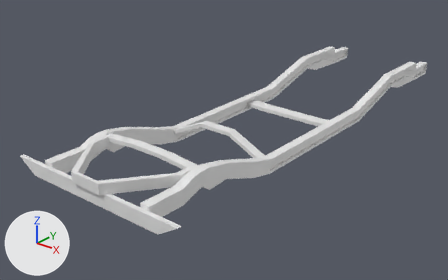
The Blender file JeepWillys/willysWithChassisAndSup.blend: old version first, new version second.
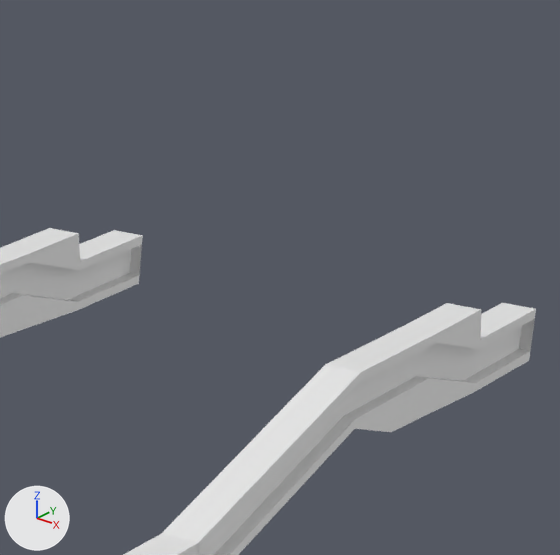
Each version is shown whole from a camera (50 mm lens) standing at (4.52, -6.65, 3.12) and looking at (-0.43, -0.64, -0.25), then close up on the part from 71% to 96% of the width and 0% to 40% of the height. Arrows for +X, +Y and +Z are at lower left; the lights stay in place.

In view in the first close-up: 'leftFrame', 'rightFrame'.
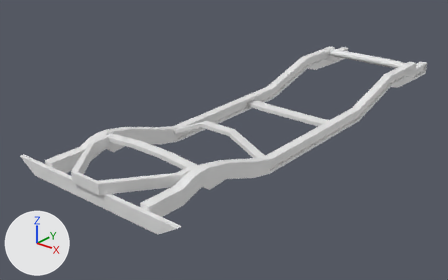
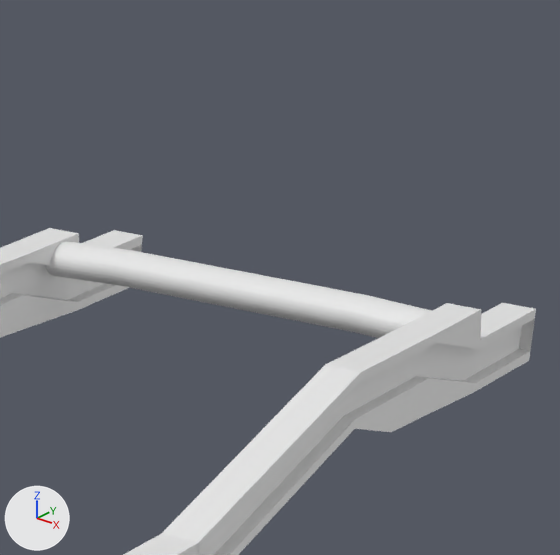
Where the change shows, as pixel boxes [x1, y1, x2, y2] in the close-ups (560 x 555 px):
'frontCrossMember', added
    after: [45, 241, 432, 338]

The edits, one by one:
Mesh me_cylinder is new.
It has 160 vertices, 130 faces and spans x -1.0..1.25, y -1.0..1.1, z -1.63..1.6.
Object 'frontCrossMember' (ob_frontcrossmember) is new; it shows me_cylinder.
Its location is (-0.002, 2.584, 0.256).
Its rotation in degrees is (0, 90, 0).
Its scale is (0.0601, 0.0814, 0.432).
